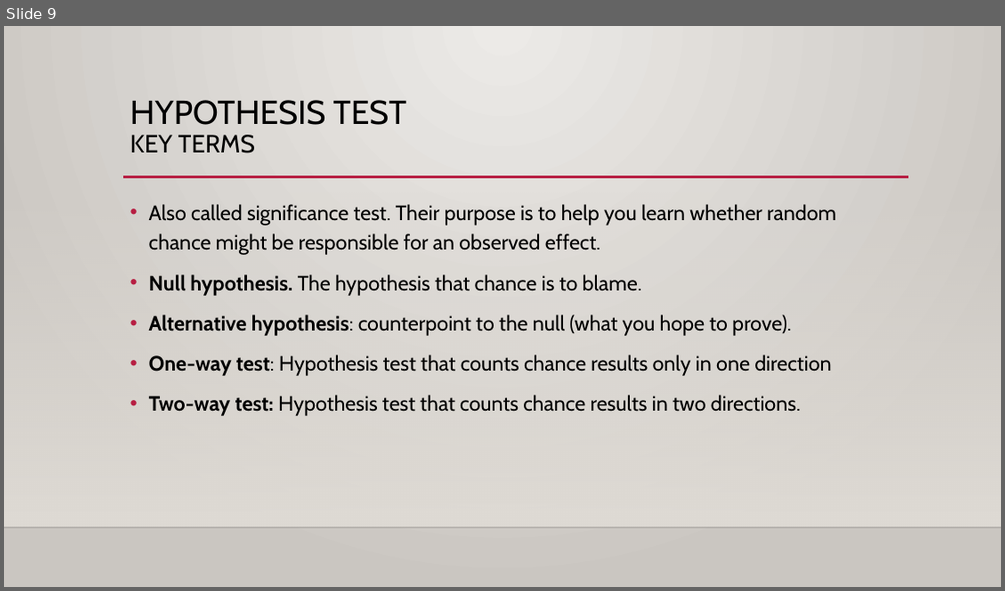
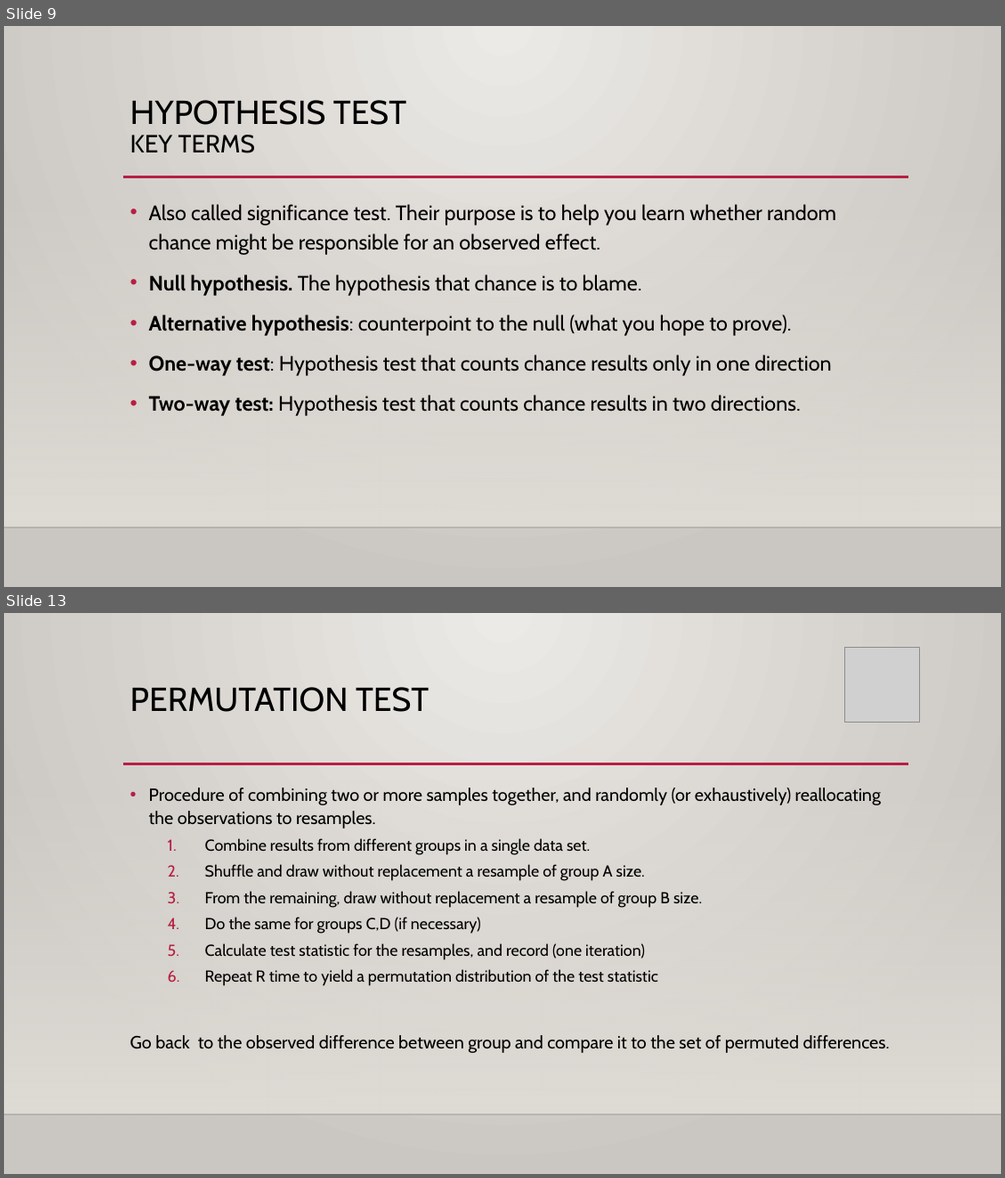
Before and after one commit to AdolfoCastilloC/StatisticsForDS, a slide deck: ppt/Practical Statistics for Data science_Chapter3.pptx. Shown one above the other, each under a label of ours: slide 9 before the commit, slides 9 and 13 after it; the slides between them are not shown. The pictures are 1005x591 and 1005x1178 pixels, drawn with LibreOffice and Linux fonts; fonts in the diff are those of the drawing; grey boxes stand for pictures; background and template pictures are left out. Boxes give left, top, right and bottom in pixels: in the first picture for what was removed or moved away, otherwise in the second. Text is boxed around its words. In the diff, an @@ line names an element or a change of style, - is before the commit and + after.

```diff
--- a/ppt/Practical Statistics for Data science_Chapter3.pptx
+++ b/ppt/Practical Statistics for Data science_Chapter3.pptx
@@ slide 13 added at box(4, 613, 1001, 1174), background gradient #ECEAE7 to #CAC7C1; not listed: 3 template elements that a slide beside it also shows @@
@@ picture added at box(845, 647, 920, 722) @@
@@ title added at box(130, 687, 429, 712), 32 pt, text #000000 @@
+PERMUTATION TEST
@@ text added at box(130, 787, 890, 1053), 15.3 pt, text #000000 @@
+• Procedure of combining two or more samples together, and randomly (or exhaustively) reallocating the observations to resamples.
+  1. Combine results from different groups in a single data set.
+  2. Shuffle and draw without replacement a resample of group A size.
+  3. From the remaining, draw without replacement a resample of group B size.
+  4. Do the same for groups C,D (if necessary)
+  5. Calculate test statistic for the resamples, and record (one iteration)
+  6. Repeat R time to yield a permutation distribution of the test statistic
+Go back to the observed difference between group and compare it to the set of permuted differences.
```
Also in this commit, not shown: 2 slides changed, 7 other slides added, 1 slide removed.
